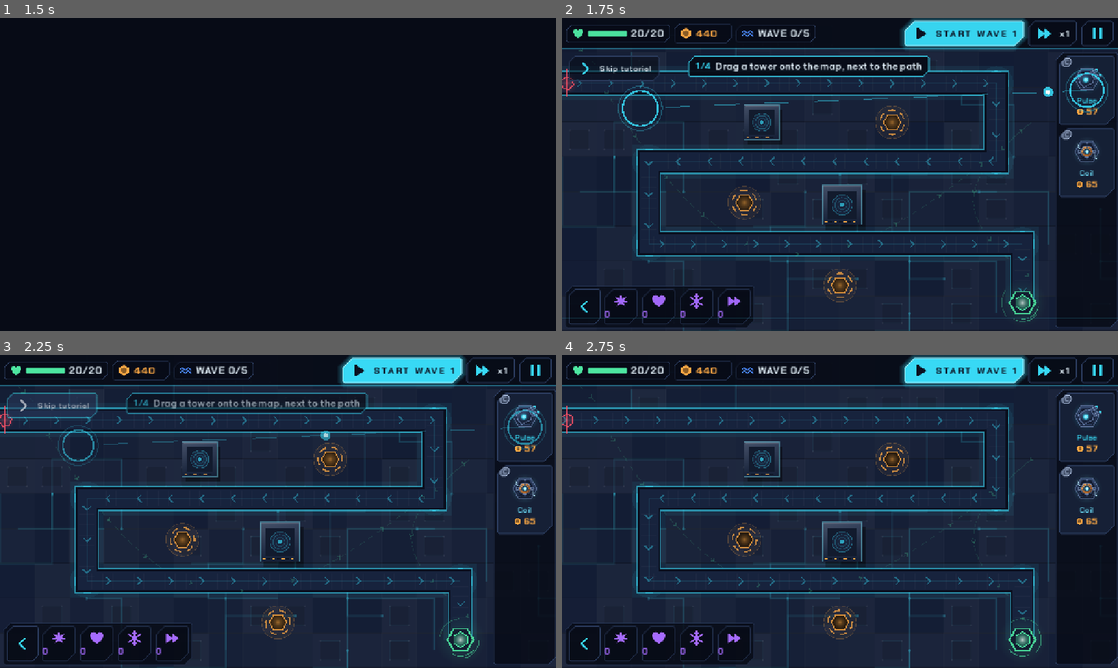
Above: before the commit, frames 1-4 (two rows, left to right).
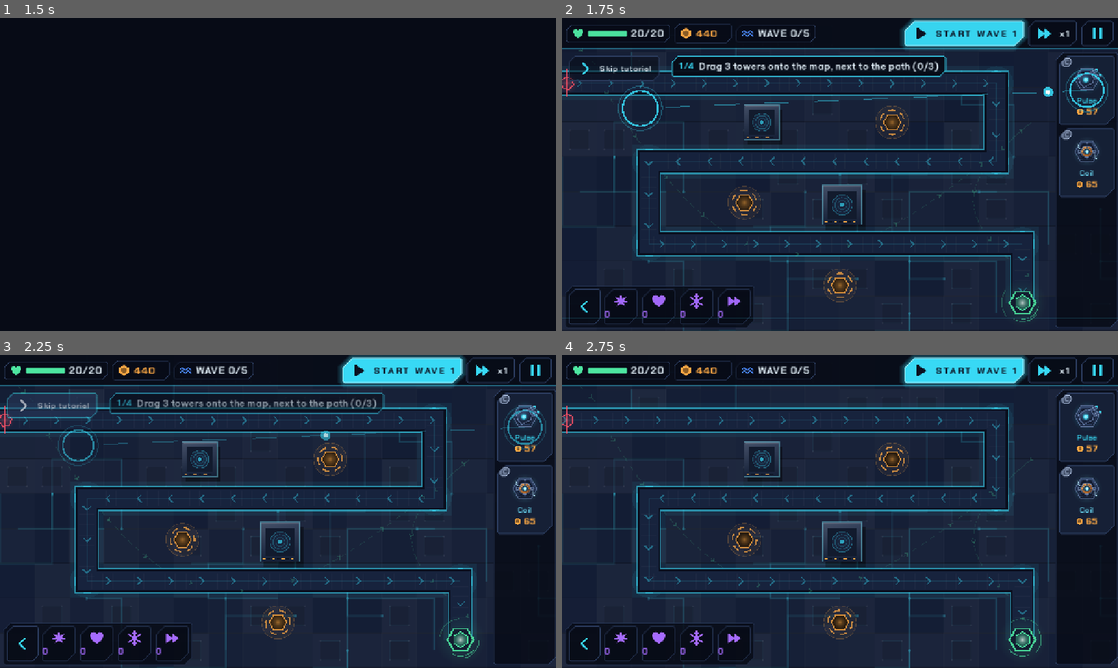
Above: after the commit, the same moments.

Repository: Baodubaiz/iron-redoubt
Game: Godot game, scene res://ui/menus/main_menu.tscn
Same seed, same stepped clock (60 frames per second), same inputs: the game is played once before the commit and once after it.
Inputs (mouse positions are in pixels of both pictures, inside the frame that each line leads up to):
- Up to frame 1 (1.5 s): click (200, 187) at 0.5 s; click "Enter level" at 1.25 s
- Up to frame 2 (1.75 s): no input
- Up to frame 3 (2.25 s): click "Skip tutorial" at 2 s
- Up to frame 4 (2.75 s): no input

Frame 1 is identical in both runs. In frame 2, 1.1% of the frame differs, in the area x 19-70%, y 12-19%; in frame 3, 0.8%; in frame 4, nothing differs.

Commit message:
Tutorial: ask for 3 towers, upgrade right after the Coil, keep hinting spare money
Following the old tutorial lost level 1 (one tower, ~380 money unspent). Now: build 3 towers (counted),
start, Coil, upgrade immediately, then until the match ends a "spare money? build more" pointer whenever a
tower is affordable. A level-1 follower sim wins 20/20.

Co-Authored-By: Claude Opus 5.5 <noreply@anthropic.com>

Diff:
--- a/i18n/translations.csv
+++ b/i18n/translations.csv
@@ -1216,3 +1216,5 @@
 Start the first wave,Bắt đầu wave đầu tiên
 Coil zaps every enemy around it. Build one!,Cuộn Điện giật mọi quái quanh nó. Xây một cái!
 "Tap a tower, then pick an upgrade","Chạm vào tháp, rồi chọn nâng cấp"
+"Drag 3 towers onto the map, next to the path (%d/3)","Kéo 3 tháp vào bản đồ, cạnh đường đi (%d/3)"
+Spare money? Build more towers for the big waves,Còn tiền? Xây thêm tháp để chặn các wave lớn
--- a/tests/unit/test_tutorial.gd
+++ b/tests/unit/test_tutorial.gd
@@ -53,12 +53,20 @@
 	var scene := _scene(0)
 	var c: MatchController = scene.get("controller")
 	var tut := _tutorial(scene)
-	var spot: Vector2 = tut.get("_spot")
-	check(c.try_build(real_tower("pulse"), spot) != null, "suggested spot is buildable")
-	eq(tut.step, Tutorial.Step.START, "built -> start the wave")
+	for i in range(Tutorial.FIRST_TOWERS):
+		eq(tut.step, Tutorial.Step.BUILD, "still asking for towers (%d built)" % i)
+		var spot: Vector2 = tut.get("_spot")
+		check(c.try_build(real_tower("pulse"), spot) != null, "suggested spot %d is buildable" % i)
+	eq(tut.step, Tutorial.Step.START, "3 built -> start the wave")
 	c.request_next_wave()
 	eq(tut.step, Tutorial.Step.COIL, "wave started -> Coil step (waits for the wave to clear)")
 	check(tut.get("_waiting"), "Coil hint waits for wave 1 to be cleared")
+	c.tower_upgraded.emit(c.towers[0]) # (shortcut) upgrade step done -> counted as done, keeps hinting
+	eq(tut.step, Tutorial.Step.COIL, "upgrade only counts in the upgrade step")
+	tut.call("_go", Tutorial.Step.UPGRADE)
+	c.tower_upgraded.emit(c.towers[0])
+	eq(tut.step, Tutorial.Step.MORE, "after the upgrade: spare-money hints until the match ends")
+	eq(Progression.model.profile.counter(Tutorial.COUNTER), 1, "already marked done")
 	tut.finish() # Skip button
 	eq(tut.step, Tutorial.Step.DONE)
 	eq(Progression.model.profile.counter(Tutorial.COUNTER), 1, "marked done")
--- a/ui/hud/tutorial.gd
+++ b/ui/hud/tutorial.gd
@@ -2,15 +2,19 @@
 extends Control
 ## First-match onboarding (2026-11-21, CrazyGames quality feedback): shown in level 1 until it is finished or
 ## skipped once (lifetime counter "tutorial_done"). Visual first, one short line per step, never blocks play:
-##   1. drag a tower from the palette onto the map (animated pointer from the card to a good spot)
+##   1. drag 3 towers from the palette onto the map (animated pointer from the card to a good spot)
 ##   2. start the first wave (pointer on the Start button)
 ##   3. after wave 1: build a Coil (it hits every enemy around it)
-##   4. once a later wave is cleared: tap a tower, then pick an upgrade
+##   4. right after the Coil: tap a tower, then pick an upgrade
+##   then (2026-11-22, user: following the tutorial lost level 1 -- one tower and 380 unspent money cannot
+##   hold the waves): counted as done, but until the end of this match it keeps pointing out spare money
+##   ("build more towers") whenever a tower is affordable.
 ## A "Skip tutorial" button ends it at any time. Lives inside the HUD root, so it scales with the HUD.
 
 const P = preload("res://ui/style/visual_palette.gd")
 const COUNTER := "tutorial_done"
-enum Step { BUILD, START, COIL, UPGRADE, DONE }
+enum Step { BUILD, START, COIL, UPGRADE, MORE, DONE }
+const FIRST_TOWERS := 3 ## towers asked for before wave 1
 
 var hud: Hud
 var controller: MatchController
@@ -63,12 +67,13 @@
 	controller.tower_built.connect(_on_built)
 	controller.tower_upgraded.connect(func(_tw: Tower) -> void:
 		if step == Step.UPGRADE:
-			finish())
+			_mark_done()
+			_go(Step.MORE))
 	controller.waves.wave_started.connect(func(_i: int, _b: int) -> void:
 		if step == Step.START:
 			_go(Step.COIL, true) # shown again once wave 1 is cleared
 		elif step == Step.COIL and controller.waves.index >= 2:
-			_go(Step.UPGRADE, true)) # player did not build a Coil: move on
+			_go(Step.UPGRADE)) # player did not build a Coil: move on
 	controller.waves.wave_cleared.connect(func(i: int, _r: int) -> void:
 		if step == Step.COIL and i >= 0:
 			_waiting = false
@@ -76,7 +81,7 @@
 		elif step == Step.UPGRADE and i >= 1:
 			_waiting = false)
 	controller.match_ended.connect(func(_w: bool) -> void: finish())
-	if not controller.towers.is_empty(): # resumed / already built: skip ahead
+	if controller.towers.size() >= FIRST_TOWERS: # resumed / already built: skip ahead
 		_go(Step.START)
 	else:
 		_go(Step.BUILD)
@@ -86,39 +91,57 @@
 	step = s
 	_waiting = wait
 	_t = 0.0
-	if s == Step.BUILD or s == Step.COIL:
+	if s == Step.BUILD or s == Step.COIL or s == Step.MORE:
 		_pick_spot()
 	var texts := {
-		Step.BUILD: "Drag a tower onto the map, next to the path",
 		Step.START: "Start the first wave",
 		Step.COIL: "Coil zaps every enemy around it. Build one!",
 		Step.UPGRADE: "Tap a tower, then pick an upgrade",
+		Step.MORE: "Spare money? Build more towers for the big waves",
 	}
-	if texts.has(s):
+	if s == Step.BUILD:
+		_caption_label.text = I18n.f("Drag 3 towers onto the map, next to the path (%d/3)",
+			mini(controller.towers.size(), FIRST_TOWERS))
+	elif texts.has(s):
 		_caption_label.text = I18n.t(texts[s])
-		_step_label.text = "%d/4" % (int(s) + 1)
+	_step_label.text = "%d/4" % (int(s) + 1) if s != Step.MORE else "+"
 	queue_redraw()
 
 
 func _on_built(t: Tower) -> void:
 	if step == Step.BUILD:
-		_go(Step.START)
+		_go(Step.START if controller.towers.size() >= FIRST_TOWERS else Step.BUILD)
 	elif step == Step.COIL and t.def.id == &"coil":
-		_go(Step.UPGRADE, true)
-
-
-## Marks the tutorial as done (finished or skipped) so it never shows again, then fades out.
+		_go(Step.UPGRADE) # right away (2026-11-22): spare money starts working during wave 2
+	elif step == Step.MORE:
+		_pick_spot()
+
+
+## Ends the tutorial (skipped, or the match is over): marked done so it never shows again, then fades out.
 func finish() -> void:
 	if step == Step.DONE:
 		return
 	step = Step.DONE
+	_mark_done()
+	UiKit.fade_out(self, 0.25, func() -> void: queue_free())
+
+
+func _mark_done() -> void:
 	var tree := get_tree()
 	if tree != null and tree.root.has_node("Progression"):
 		var pm: ProgressionModel = tree.root.get_node("Progression").get("model")
 		if pm != null and pm.profile.counter(COUNTER) == 0:
 			pm.profile.add_counter(COUNTER, 1)
 			pm.save()
-	UiKit.fade_out(self, 0.25, func() -> void: queue_free())
+
+
+## Cheapest tower the player can build here (the "spare money" hint shows once it is affordable).
+func _cheapest() -> TowerDef:
+	var best: TowerDef = null
+	for d in controller.available_towers():
+		if best == null or d.cost < best.cost:
+			best = d
+	return best
 
 
 ## A free spot 50-65 px beside the route, a little way in from the entrance (so it is on screen).
@@ -148,8 +171,11 @@
 	if step == Step.DONE:
 		return
 	if step == Step.UPGRADE and not _waiting and controller.towers.is_empty():
-		finish()
-		return
+		_mark_done()
+		_go(Step.MORE)
+	if step == Step.MORE:
+		var cheap := _cheapest()
+		_waiting = cheap == null or controller.economy.currency < cheap.cost or _spot == Vector2.INF
 	_place_caption()
 	queue_redraw()
 
@@ -194,6 +220,12 @@
 			_tap_hint(_center_of(hud.get("_start_btn") as Control))
 		Step.COIL:
 			_drag_hint(_center_of(hud.find_child("Card_coil", true, false) as Control))
+		Step.MORE: # alternate Pulse / Coil suggestions
+			var id := "coil" if controller.towers.size() % 2 == 1 else "pulse"
+			var cost: int = (load("res://data/towers/%s.tres" % id) as TowerDef).cost
+			if controller.economy.currency < cost:
+				id = "pulse"
+			_drag_hint(_center_of(hud.find_child("Card_%s" % id, true, false) as Control))
 		Step.UPGRADE:
 			var panel := hud.get("_panel") as Control
 			if panel != null and panel.visible:
Binary file changed: i18n/translations.vi.translation
